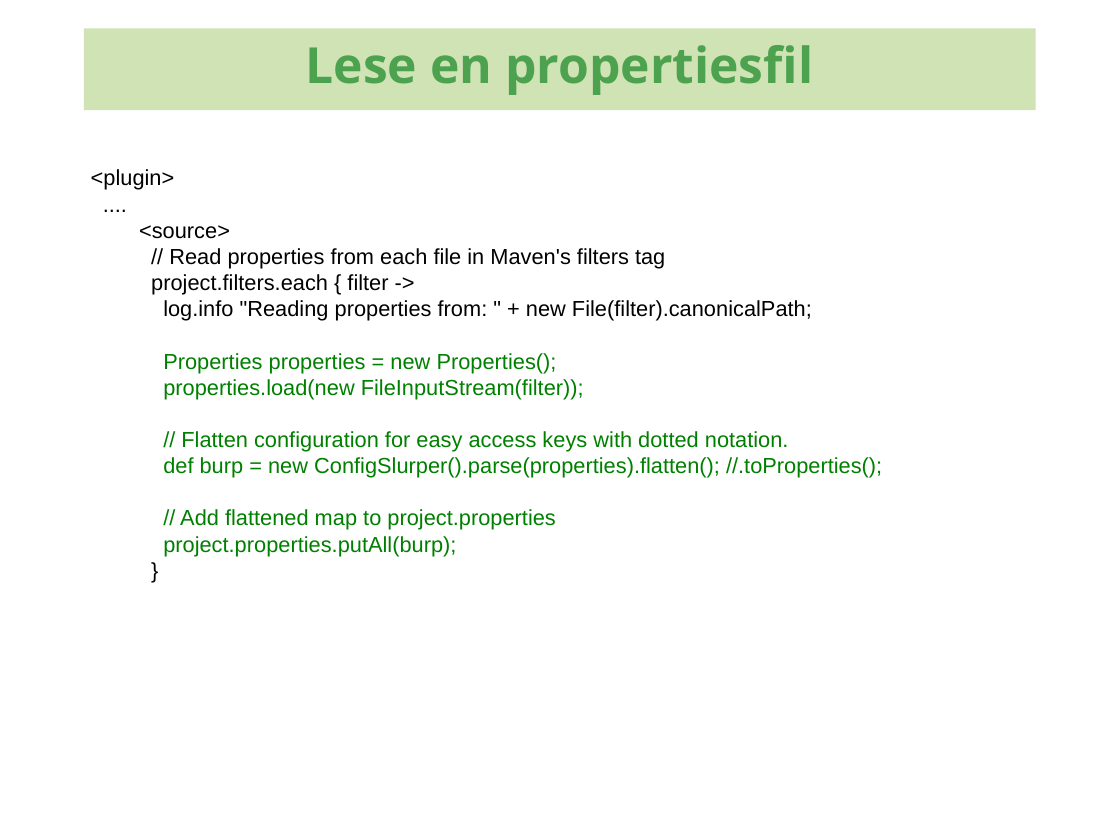
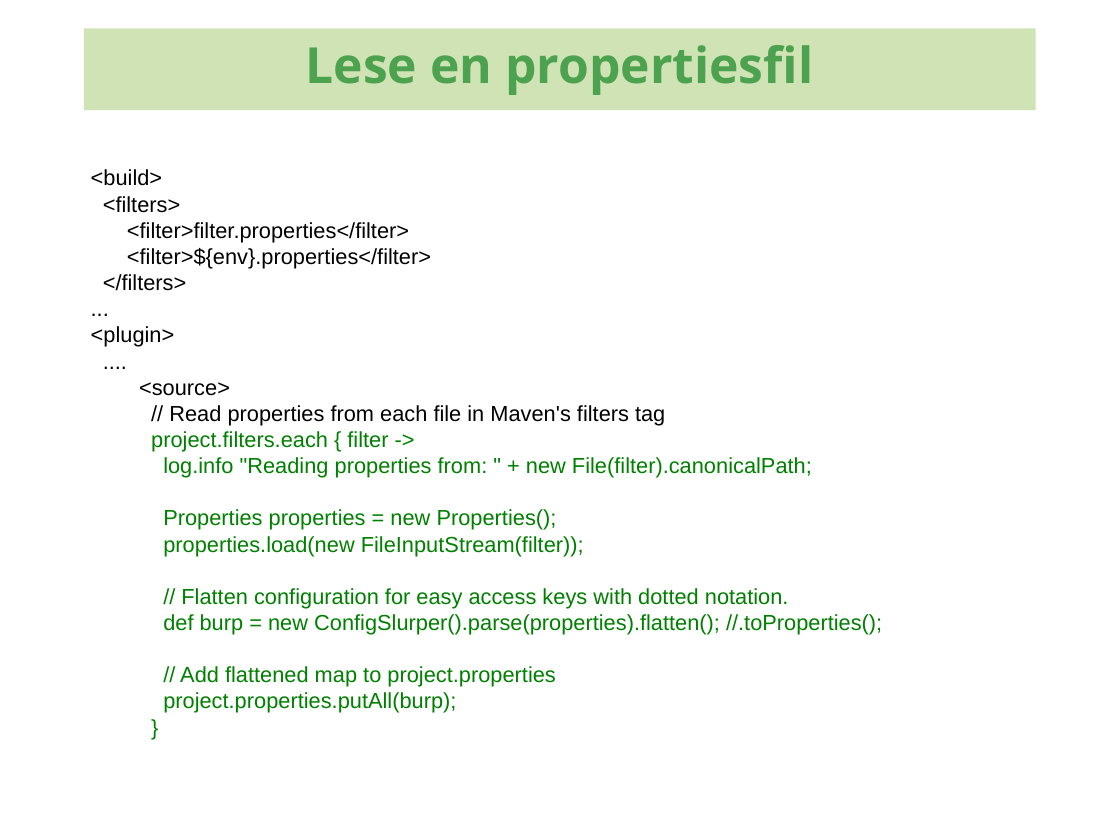
Before and after one commit to kenglxn/seam-maven-refimpl, a slide deck: slide 23 of sandbox/loo/gmaven-lynforedrag/gmaven-lynforedrag.odp. Drawn at 1120x840 pixels with LibreOffice and Linux fonts; fonts in the diff are those of the drawing; background and template pictures are left out. Boxes give left, top, right and bottom in pixels: in the first picture for what was removed or moved away, otherwise in the second. Text is boxed around its words. In the diff, an @@ line names an element or a change of style, - is before the commit and + after.

```diff
--- a/sandbox/loo/gmaven-lynforedrag/gmaven-lynforedrag.odp
+++ b/sandbox/loo/gmaven-lynforedrag/gmaven-lynforedrag.odp
@@ text at [91,169,431,291]: paragraphs added @@
+<build>
+<filters>
+<filter>filter.properties</filter>
+<filter>${env}.properties</filter>
+</filters>
+...
@@ text at [151,431,812,478]: text colour #000000 to #008000 in "project.filters.each { filter ->", "log.info "Reading properties from: " + new ...", "}" @@
```
Also in this commit, not shown: 7 other slides changed.
